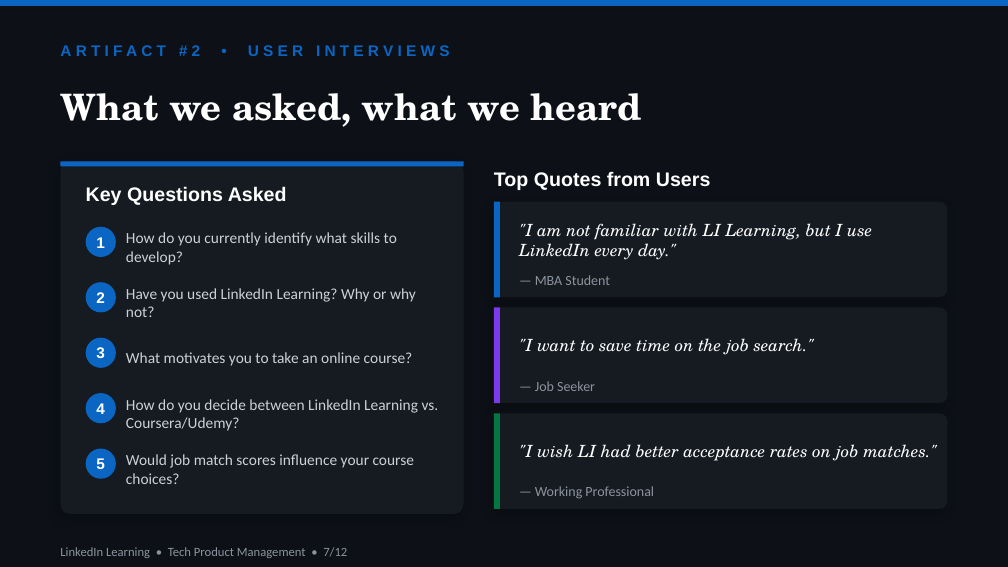
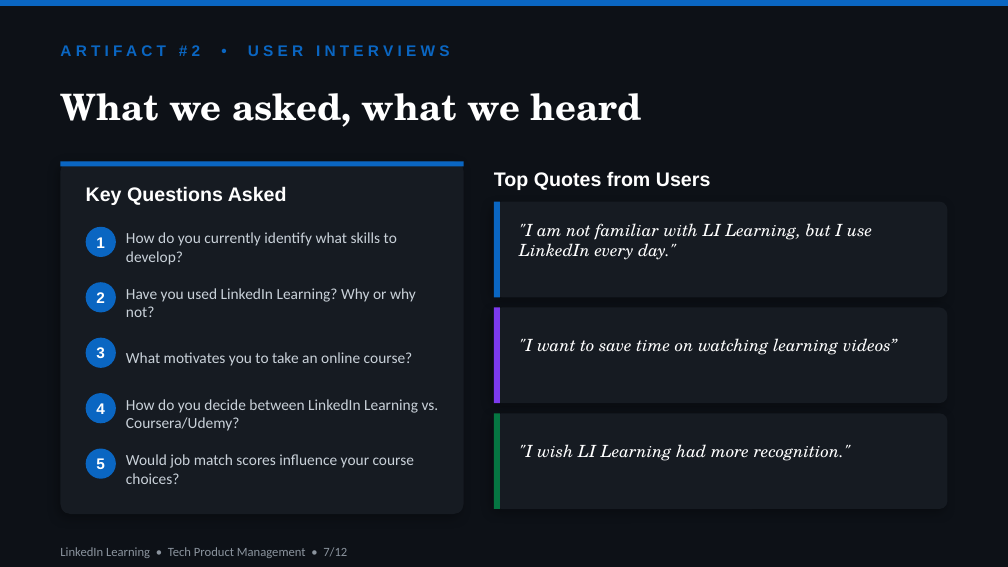
Before and after one commit to Parikshit7319/li-skills-prototype, a slide deck: slide 7 of LinkedIn_Final_Presentation.pptx. Drawn at 1008x567 pixels with LibreOffice and Linux fonts; fonts in the diff are those of the drawing. Boxes give left, top, right and bottom in pixels: in the first picture for what was removed or moved away, otherwise in the second. Text is boxed around its words. In the diff, an @@ line names an element or a change of style, - is before the commit and + after.

```diff
--- a/LinkedIn_Final_Presentation.pptx
+++ b/LinkedIn_Final_Presentation.pptx
@@ text removed at bbox=[535, 275, 610, 285] @@
-— MBA Student
@@ text at bbox=[519, 338, 897, 355]: text changed @@
-"I want to save time on the job search."
+"I want to save time on watching learning videos”
@@ text removed at bbox=[535, 381, 595, 391] @@
-— Job Seeker
@@ text at bbox=[519, 444, 851, 461]: text changed @@
-"I wish LI had better acceptance rates on job matches."
+"I wish LI Learning had more recognition."
@@ text removed at bbox=[535, 486, 654, 499] @@
-— Working Professional
```
Also in this commit, not shown: 1 other slide changed, 1 other file.
